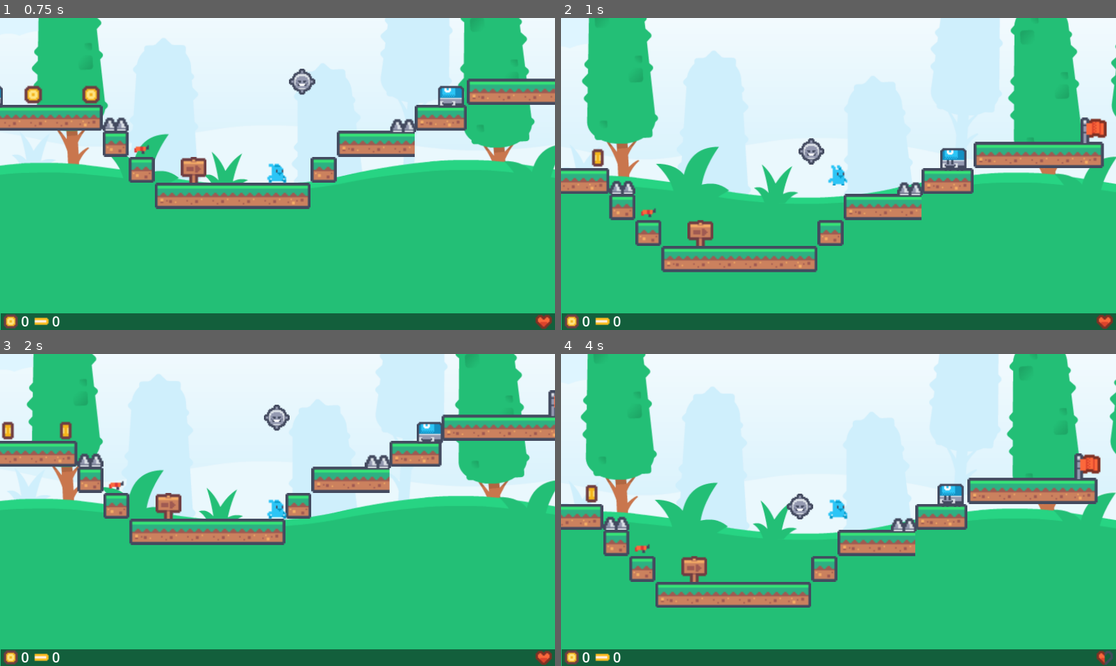
Above: before the commit, frames 1-4 (two rows, left to right).
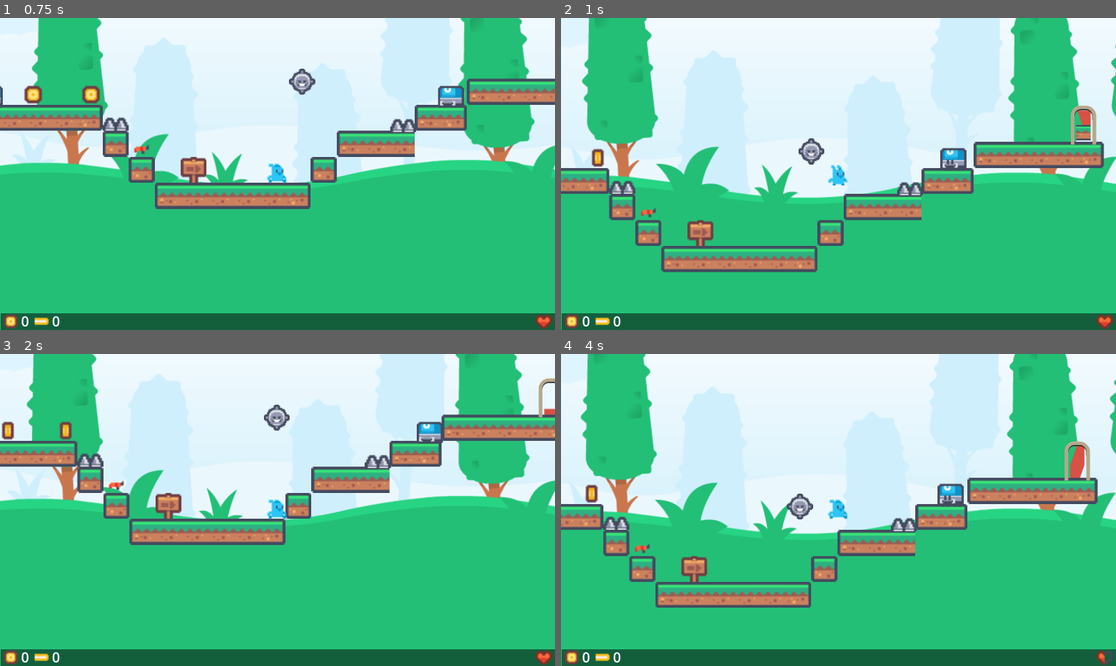
Above: after the commit, the same moments.

Repository: T-oo-T/game-development-final-project
Game: Godot game, scene res://Scenes/main.tscn
Two runs of this game, one before a commit and one after it. Both use one fixed random seed, a clock stepped at 60 frames per second and the inputs below. The engine's default icon, where the game draws it, is replaced by a stand-in: a white triangle on a blue panel in a dark square.
Inputs:
- Up to frame 1 (0.75 s): tap Enter at 0.5 s; hold Right (right) from 0.53 s (still down); tap Space (shoot) at 0.6 s
- Up to frame 2 (1 s): keep holding Right (right); tap Up (jump) at 0.77 s
- Up to frame 3 (2 s): keep holding Right (right); tap Space (shoot) at 1.35 s; tap Up (jump) at 1.52 s
- Up to frame 4 (4 s): release Right (right) at 2.03 s; hold Left (left) 2.03-2.78 s; tap Space (shoot) at 2.1, 2.85, 3.6 s; hold Right (right) from 2.78 s (still down); tap Up (jump) at 3.02, 3.77 s

Frame 1 is identical in both runs. In frame 2, 0.6% of the frame differs, in the area x 91-99%, y 28-41%; in frame 3, 0.2%; in frame 4, 0.6%, in the area x 90-98%, y 27-41%.

Commit message:
add portal shader

Diff:
--- /dev/null
+++ b/Assets/portal.gdshader
@@ -0,0 +1,13 @@
+shader_type canvas_item;
+
+uniform sampler2D screen_texture: hint_screen_texture, repeat_disable, filter_nearest;
+
+void fragment() {
+	float speed = 5.0;
+	vec2 uv = SCREEN_UV;
+	float wave = cos(uv.y * 10.0 + speed * TIME) * 0.01;
+
+	uv.x += 2.0 * wave;
+	uv.y += -wave * 10.0;
+	COLOR = texture(screen_texture, uv);
+}
--- a/Scenes/map1.tscn
+++ b/Scenes/map1.tscn
@@ -3,12 +3,12 @@
 [ext_resource type="Texture2D" uid="uid://d4cyvicdvhvg7" path="res://Assets/tilemap.png" id="1_ci6au"]
 [ext_resource type="Script" uid="uid://iq7kopfy1d7y" path="res://Scripts/map.gd" id="1_xgpx1"]
 [ext_resource type="PackedScene" uid="uid://b8lppdth0a2ff" path="res://Scenes/player.tscn" id="2_26yhd"]
-[ext_resource type="PackedScene" uid="uid://yyc52bpuceih" path="res://Scenes/flag.tscn" id="4_0650q"]
 [ext_resource type="PackedScene" uid="uid://v2c3fspwrw7a" path="res://Scenes/coin.tscn" id="5_0650q"]
 [ext_resource type="PackedScene" uid="uid://c5eqkl4qxymt1" path="res://Scenes/robo.tscn" id="6_rxi31"]
 [ext_resource type="PackedScene" uid="uid://bxsfb1x50qvke" path="res://Scenes/gun.tscn" id="7_73eik"]
 [ext_resource type="PackedScene" uid="uid://cyacni3r5c6wp" path="res://Scenes/spike.tscn" id="8_wouuh"]
 [ext_resource type="PackedScene" uid="uid://hmeyai6aii1" path="res://Scenes/flier.tscn" id="9_jemul"]
+[ext_resource type="PackedScene" uid="uid://wav13363e8m3" path="res://Scenes/portal.tscn" id="10_si05j"]
 
 [sub_resource type="TileSetAtlasSource" id="TileSetAtlasSource_26yhd"]
 texture = ExtResource("1_ci6au")
@@ -42,9 +42,6 @@
 [node name="Player" parent="." instance=ExtResource("2_26yhd")]
 position = Vector2(1, 11)
 
-[node name="Flag" parent="." instance=ExtResource("4_0650q")]
-position = Vector2(245, -62)
-
 [node name="Coin" parent="." instance=ExtResource("5_0650q")]
 position = Vector2(-98, -43)
 
@@ -69,6 +66,9 @@
 [node name="Flier" parent="." instance=ExtResource("9_jemul")]
 position = Vector2(48, -52)
 
+[node name="Portal" parent="." instance=ExtResource("10_si05j")]
+position = Vector2(238, -79)
+
 [connection signal="update_bullet_count" from="." to="." method="_on_update_bullet_count"]
-[connection signal="body_entered" from="Flag" to="." method="_on_flag_body_entered"]
 [connection signal="body_entered" from="Gun" to="." method="_on_gun_body_entered"]
+[connection signal="body_entered" from="Portal" to="." method="_on_portal_body_entered"]
--- a/Scenes/map2.tscn
+++ b/Scenes/map2.tscn
@@ -3,9 +3,9 @@
 [ext_resource type="Texture2D" uid="uid://d4cyvicdvhvg7" path="res://Assets/tilemap.png" id="1_adok8"]
 [ext_resource type="Script" uid="uid://iq7kopfy1d7y" path="res://Scripts/map.gd" id="1_g12hm"]
 [ext_resource type="PackedScene" uid="uid://b8lppdth0a2ff" path="res://Scenes/player.tscn" id="2_b8njt"]
-[ext_resource type="PackedScene" uid="uid://yyc52bpuceih" path="res://Scenes/flag.tscn" id="3_b8njt"]
 [ext_resource type="PackedScene" uid="uid://v2c3fspwrw7a" path="res://Scenes/coin.tscn" id="5_henqf"]
 [ext_resource type="PackedScene" uid="uid://bxsfb1x50qvke" path="res://Scenes/gun.tscn" id="6_v28fx"]
+[ext_resource type="PackedScene" uid="uid://wav13363e8m3" path="res://Scenes/portal.tscn" id="6_wesmn"]
 
 [sub_resource type="TileSetAtlasSource" id="TileSetAtlasSource_26yhd"]
 texture = ExtResource("1_adok8")
@@ -36,9 +36,6 @@
 [node name="Player" parent="." instance=ExtResource("2_b8njt")]
 position = Vector2(1, 11)
 
-[node name="Flag" parent="." instance=ExtResource("3_b8njt")]
-position = Vector2(99, -44)
-
 [node name="Coin" parent="." instance=ExtResource("5_henqf")]
 position = Vector2(63, -7)
 
@@ -48,5 +45,8 @@
 [node name="Gun" parent="." instance=ExtResource("6_v28fx")]
 position = Vector2(-117, 31)
 
-[connection signal="body_entered" from="Flag" to="." method="_on_flag_body_entered"]
+[node name="Portal" parent="." instance=ExtResource("6_wesmn")]
+position = Vector2(99, -61)
+
 [connection signal="body_entered" from="Gun" to="." method="_on_gun_body_entered"]
+[connection signal="body_entered" from="Portal" to="." method="_on_portal_body_entered"]
--- a/Scenes/map3.tscn
+++ b/Scenes/map3.tscn
@@ -3,7 +3,7 @@
 [ext_resource type="Script" uid="uid://iq7kopfy1d7y" path="res://Scripts/map.gd" id="1_4ouud"]
 [ext_resource type="Texture2D" uid="uid://d4cyvicdvhvg7" path="res://Assets/tilemap.png" id="2_wj3bj"]
 [ext_resource type="PackedScene" uid="uid://b8lppdth0a2ff" path="res://Scenes/player.tscn" id="3_ejlun"]
-[ext_resource type="PackedScene" uid="uid://yyc52bpuceih" path="res://Scenes/flag.tscn" id="4_8xhf6"]
+[ext_resource type="PackedScene" uid="uid://wav13363e8m3" path="res://Scenes/portal.tscn" id="4_4ouud"]
 
 [sub_resource type="TileSetAtlasSource" id="TileSetAtlasSource_26yhd"]
 texture = ExtResource("2_wj3bj")
@@ -33,7 +33,7 @@
 [node name="Player" parent="." instance=ExtResource("3_ejlun")]
 position = Vector2(1, 11)
 
-[node name="Flag" parent="." instance=ExtResource("4_8xhf6")]
-position = Vector2(-99, -45)
+[node name="Portal" parent="." instance=ExtResource("4_4ouud")]
+position = Vector2(-101, -62)
 
-[connection signal="body_entered" from="Flag" to="." method="_on_flag_body_entered"]
+[connection signal="body_entered" from="Portal" to="." method="_on_portal_body_entered"]
--- /dev/null
+++ b/Scenes/portal.tscn
@@ -0,0 +1,41 @@
+[gd_scene load_steps=7 format=3 uid="uid://wav13363e8m3"]
+
+[ext_resource type="Texture2D" uid="uid://c6g0s72hlxodx" path="res://Assets/Environment/door_open_top.png" id="1_oi2tk"]
+[ext_resource type="Texture2D" uid="uid://dtpt5tiyhov08" path="res://icon.svg" id="1_uwyjv"]
+[ext_resource type="Shader" uid="uid://caejydac16s3c" path="res://Assets/portal.gdshader" id="4_cqy4h"]
+[ext_resource type="Texture2D" uid="uid://b4dey0mp08jo8" path="res://Assets/Environment/doorOpen.png" id="4_uwyjv"]
+
+[sub_resource type="ShaderMaterial" id="ShaderMaterial_8lpw3"]
+shader = ExtResource("4_cqy4h")
+
+[sub_resource type="RectangleShape2D" id="RectangleShape2D_uwyjv"]
+size = Vector2(12, 23)
+
+[node name="Portal" type="Area2D"]
+
+[node name="ColorRect" type="ColorRect" parent="."]
+offset_left = -5.0
+offset_top = 6.0
+offset_right = 5.0
+offset_bottom = 25.0
+color = Color(0.847059, 0.317647, 0.270588, 1)
+
+[node name="Shader" type="Sprite2D" parent="."]
+material = SubResource("ShaderMaterial_8lpw3")
+position = Vector2(2.38419e-07, 14)
+scale = Vector2(0.078125, 0.171875)
+texture = ExtResource("1_uwyjv")
+
+[node name="DoorTop" type="Sprite2D" parent="."]
+position = Vector2(0, 1)
+scale = Vector2(0.25, 0.25)
+texture = ExtResource("1_oi2tk")
+
+[node name="DoorFrame" type="Sprite2D" parent="."]
+position = Vector2(0, 18)
+scale = Vector2(0.25, 0.25)
+texture = ExtResource("4_uwyjv")
+
+[node name="CollisionShape2D" type="CollisionShape2D" parent="."]
+position = Vector2(0, 14.5)
+shape = SubResource("RectangleShape2D_uwyjv")
--- a/Scripts/main.gd
+++ b/Scripts/main.gd
@@ -24,7 +24,7 @@
 
 	# load new level
 	current_level = MAPS[level_idx].instantiate()
-	current_level.player_reached_flag.connect(_on_player_reached_flag)
+	current_level.player_reached_portal.connect(_on_player_reached_portal)
 	current_level.update_score.connect(_update_score)
 	current_level.update_lives.connect(_update_lives)
 	current_level.update_bullet_count.connect(_update_bullet_count)
@@ -44,7 +44,7 @@
 func _update_lives(lives) -> void:
 	$UI.set_lives(lives)
 
-func _on_player_reached_flag() -> void:
+func _on_player_reached_portal() -> void:
 	current_level_index += 1
 
 	if current_level_index == MAPS.size():
--- a/Scripts/map.gd
+++ b/Scripts/map.gd
@@ -1,6 +1,6 @@
 class_name Map extends Node2D
 
-signal player_reached_flag
+signal player_reached_portal
 signal update_score(score: int)
 signal update_bullet_count(bullet_count: int)
 signal update_lives(lives: int)
@@ -44,14 +44,15 @@
 func _player_shot_gun(bullet_count) -> void:
 	update_bullet_count.emit(bullet_count)
 
-func _on_flag_body_entered(body: Node2D) -> void:
-	if body is Player:
-		Sound.play("level_over")
-		player_reached_flag.emit()
-
 func _on_gun_body_entered(body: Node2D) -> void:
 	if body is Player:
 		gun.queue_free()
 		player.has_gun = true
 		player.bullet_count = 3
 		update_bullet_count.emit(body.bullet_count)
+
+
+func _on_portal_body_entered(body: Node2D) -> void:
+	if body is Player:
+		Sound.play("level_over")
+		player_reached_portal.emit()
Binary file added: Assets/Environment/doorOpen.png
Not shown, added: Assets/Environment/doorOpen.png.import
Not shown, added: Assets/Environment/door_open.png.import
Binary file added: Assets/Environment/door_open_top.png
Not shown, added: Assets/Environment/door_open_top.png.import
Not shown, added: Assets/portal.gdshader.uid
